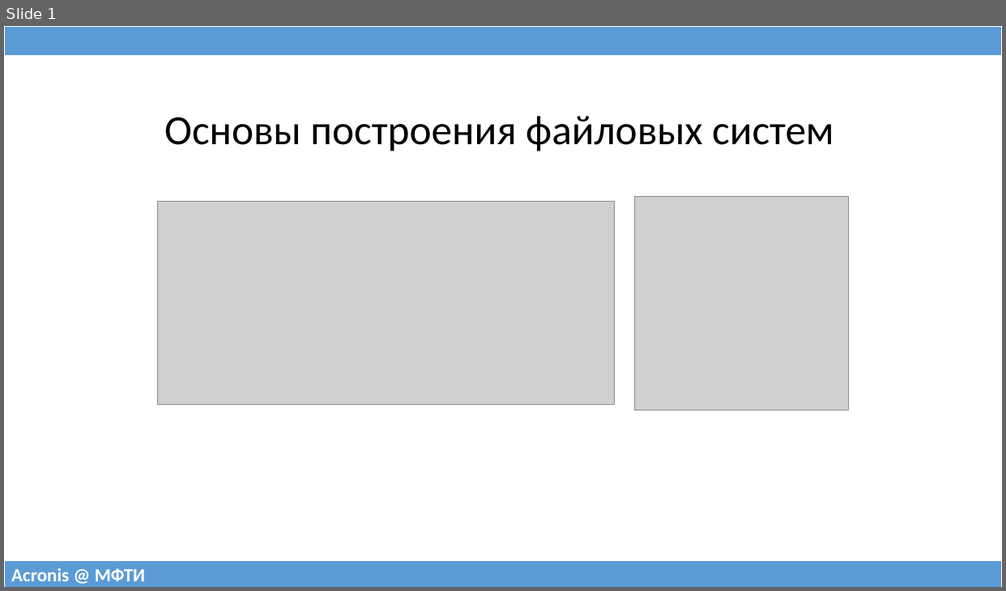
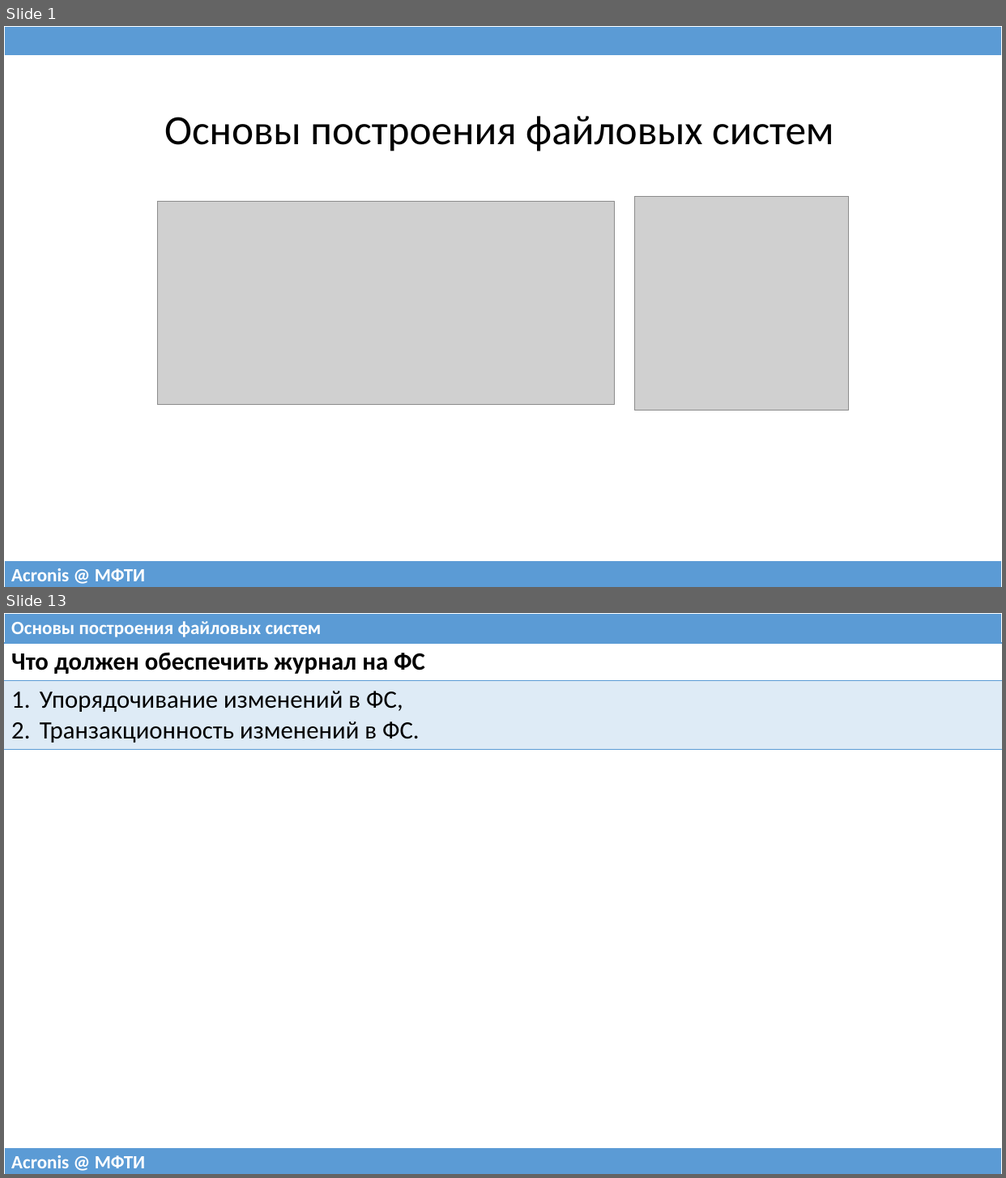
Before and after one commit to 75cc8545e7b021ed280ed0ef99fc7fc4/filesystems-101, a slide deck: talks/src/class04.pptx. Shown one above the other, each under a label of ours: slide 1 before the commit, slides 1 and 13 after it; the slides between them are not shown. The pictures are 1006x591 and 1006x1178 pixels, drawn with LibreOffice and Linux fonts; fonts in the diff are those of the drawing; grey boxes stand for pictures. Boxes give left, top, right and bottom in pixels: in the first picture for what was removed or moved away, otherwise in the second. Text is boxed around its words. In the diff, an @@ line names an element or a change of style, - is before the commit and + after.

```diff
--- a/talks/src/class04.pptx
+++ b/talks/src/class04.pptx
@@ slide 13 added at (4, 613, 1002, 1174), background #FFFFFF @@
@@ table added at (4, 613, 1002, 643), 1 rows, 1 columns @@
+Основы построения файловых систем
@@ table added at (4, 643, 1002, 747), 2 rows, 1 columns @@
+Что должен обеспечить журнал на ФС
+Упорядочивание изменений в ФС, / Транзакционность изменений в ФС.
@@ table added at (4, 1148, 1002, 1174), 1 rows, 1 columns @@
+Acronis @ МФТИ
```
Also in this commit, not shown: 2 slides changed, 32 other slides added, 27 slides removed, 2 other files.
